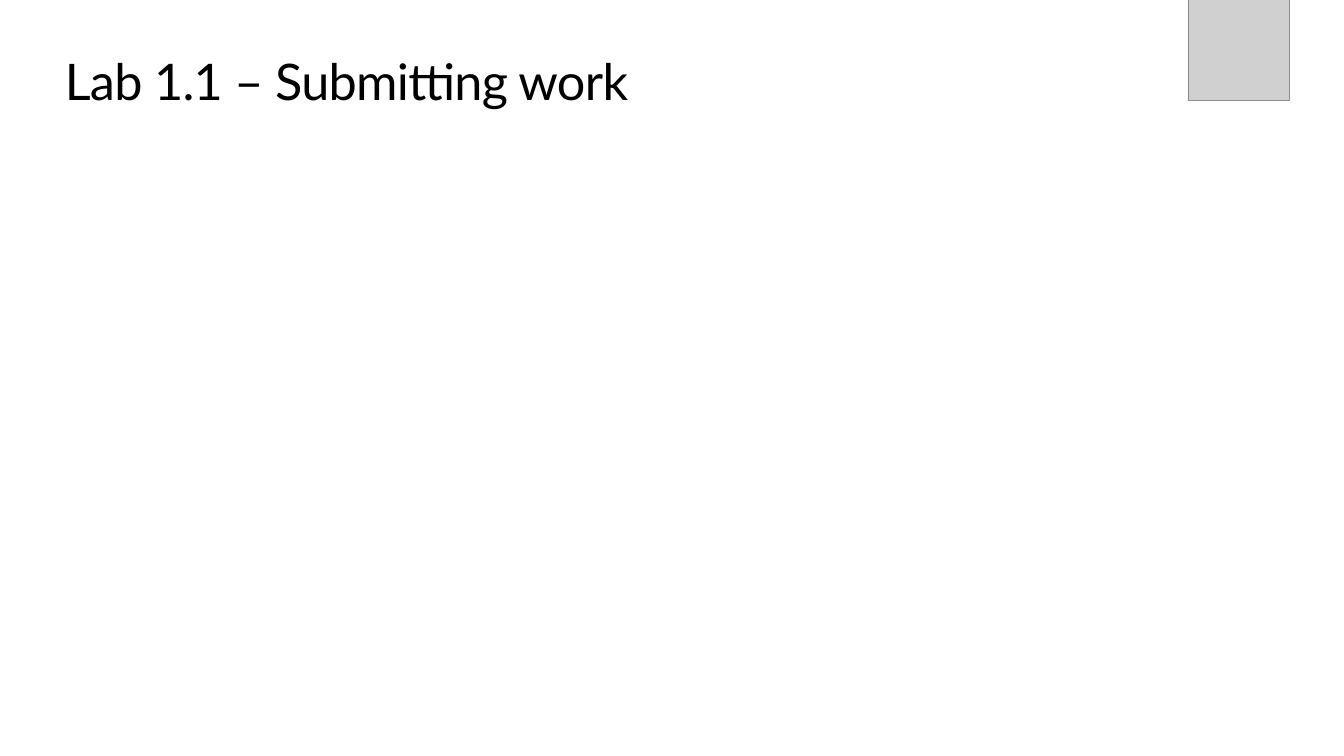
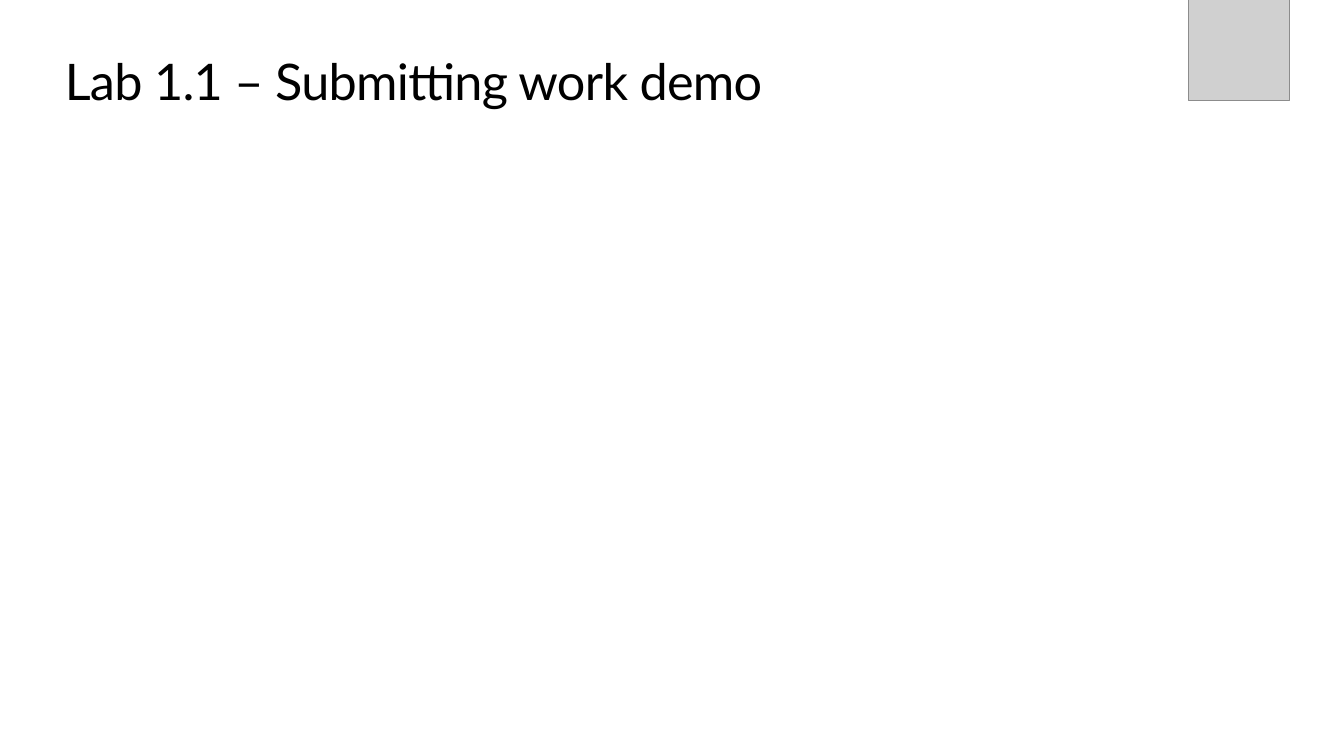
Before and after one commit to TEALSK12/introduction-to-computer-science, a slide deck: slide 9 of slidedecks/TEALS SNAP 1.1.pptx. Drawn at 1344x756 pixels with LibreOffice and Linux fonts; fonts in the diff are those of the drawing; grey boxes stand for pictures; background and template pictures are left out. Boxes give left, top, right and bottom in pixels: in the first picture for what was removed or moved away, otherwise in the second. Text is boxed around its words. In the diff, an @@ line names an element or a change of style, - is before the commit and + after.

```diff
--- a/slidedecks/TEALS SNAP 1.1.pptx
+++ b/slidedecks/TEALS SNAP 1.1.pptx
@@ title at (65, 63, 763, 109): text changed @@
-Lab 1.1 – Submitting work
+Lab 1.1 – Submitting work demo
```
Also in this commit, not shown: 4 other files.
